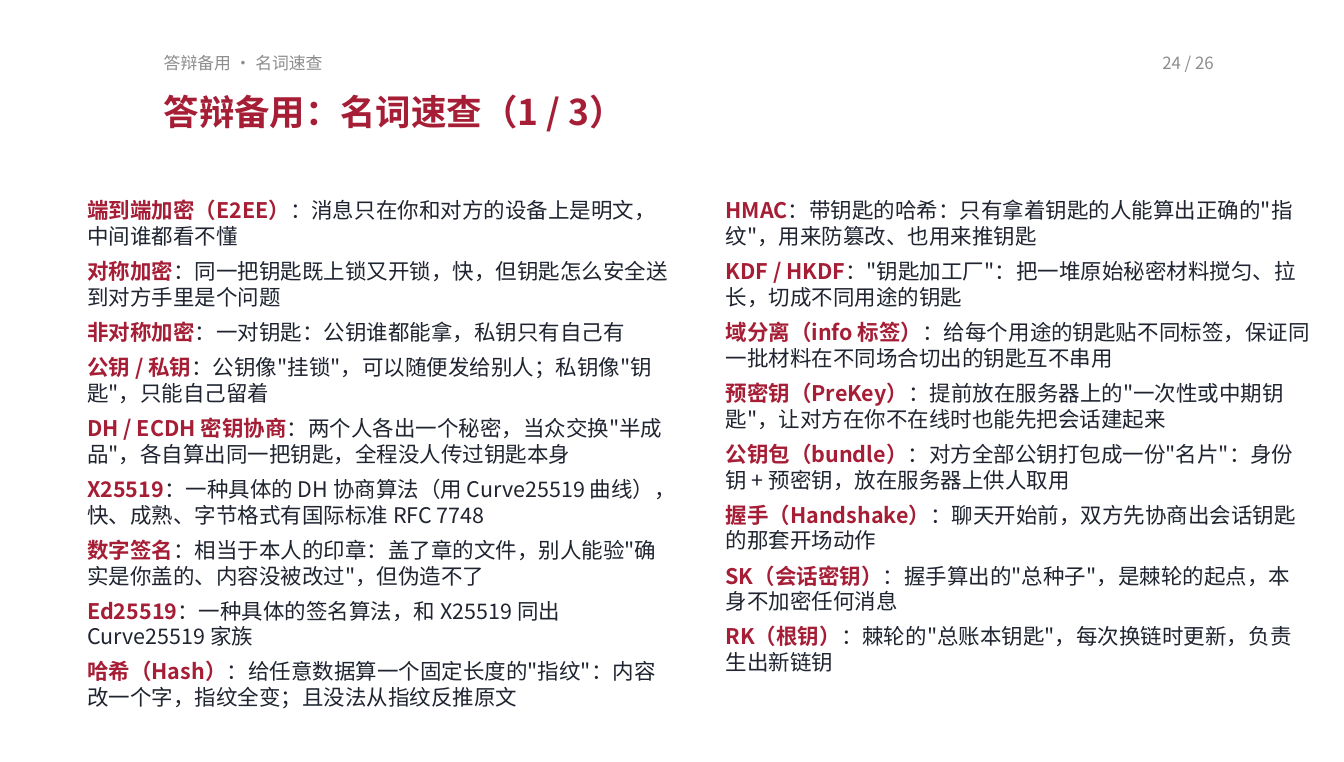
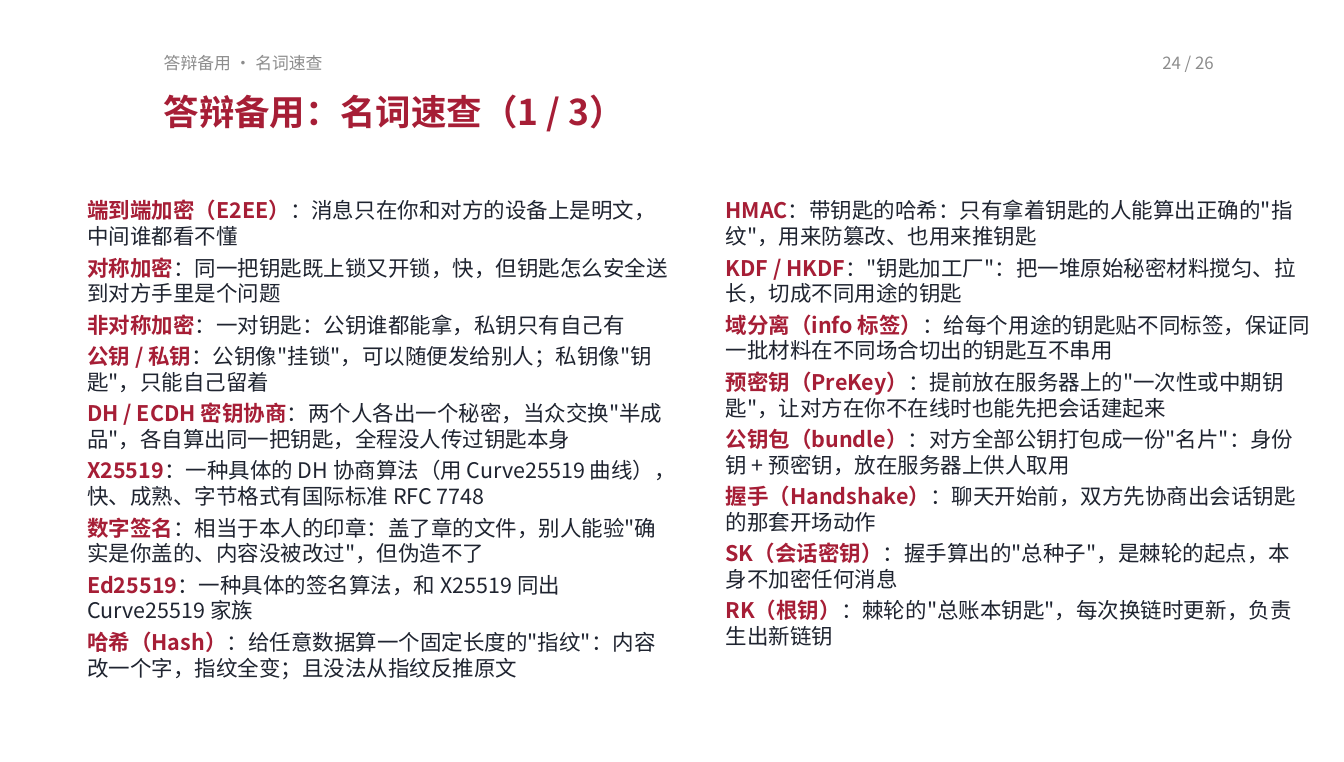
Before and after one commit to TomHaoZi/ECNUchat, a slide deck: slide 24 of 中期汇报/ECNUchat-中期汇报.pptx. Drawn at 1344x762 pixels with LibreOffice and Linux fonts; fonts in the diff are those of the drawing. Boxes give left, top, right and bottom in pixels: in the first picture for what was removed or moved away, otherwise in the second. Text is boxed around its words. In the diff, an @@ line names an element or a change of style, - is before the commit and + after.

```diff
--- a/中期汇报/ECNUchat-中期汇报.pptx
+++ b/中期汇报/ECNUchat-中期汇报.pptx
@@ text "端到端加密（E2EE）：消息只在你和对方的设备上是明文，中间谁都看不懂" at [87, 199, 676, 679]: less space between paragraphs @@
@@ text "HMAC：带钥匙的哈希：只有拿着钥匙的人能算出正确的"指纹"，用来防篡改、也用来推钥匙" at [726, 199, 1310, 646]: less space between paragraphs @@
```
Also in this commit, not shown: 9 other slides changed, 2 other files.
